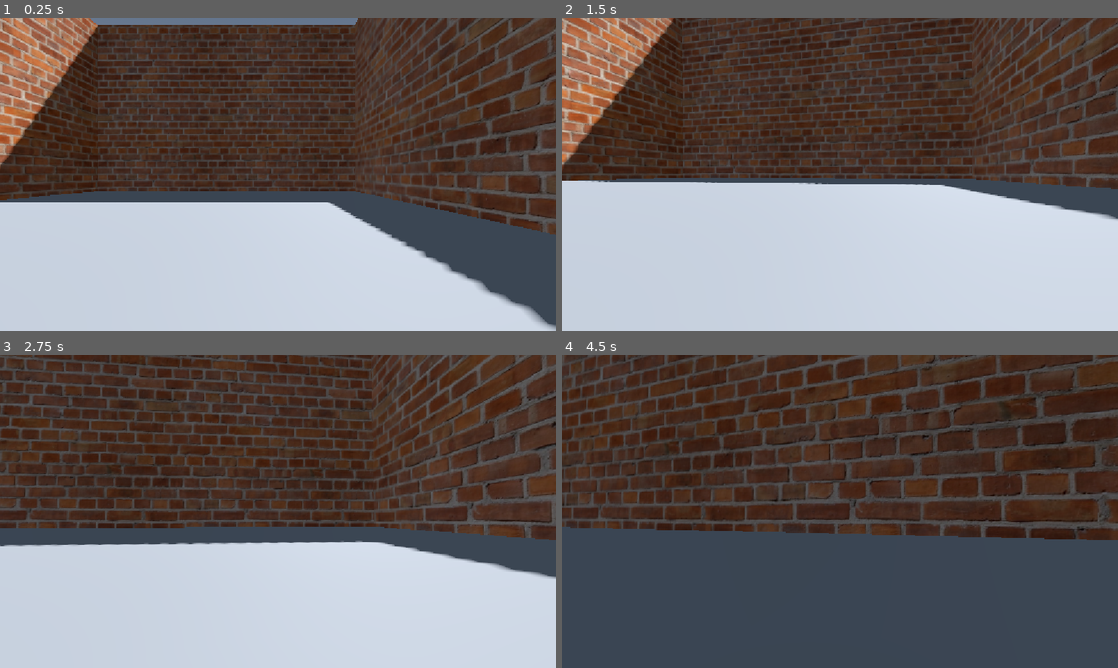
Above: before the commit, frames 1-4 (two rows, left to right).
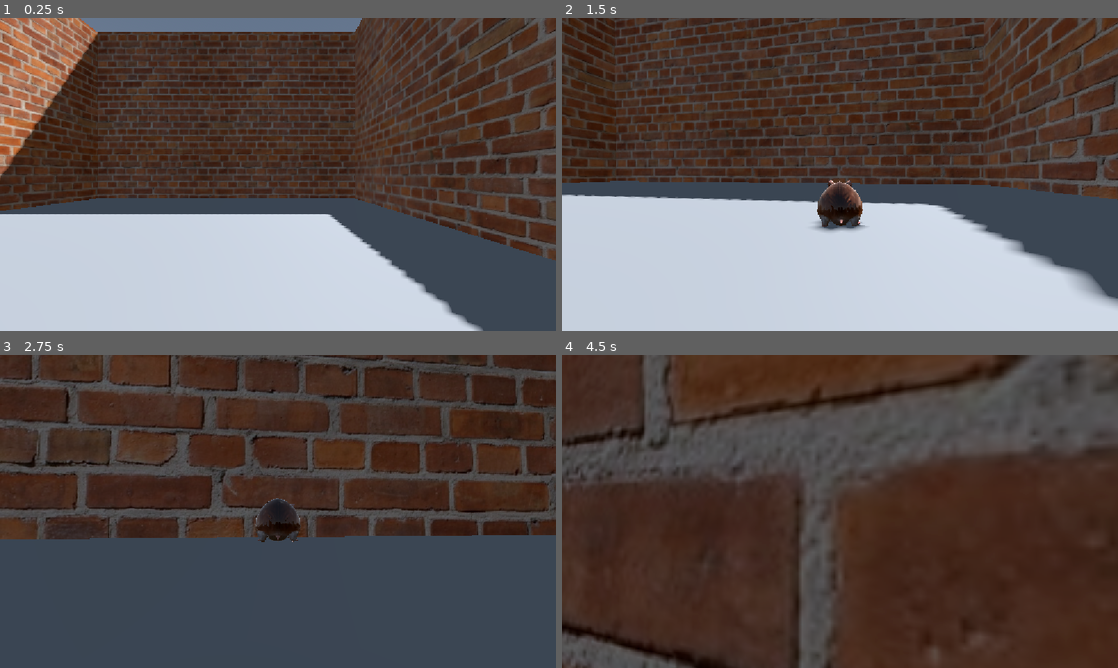
Above: after the commit, the same moments.

Repository: magnolia345/MicroStride
Game: Godot game, scene res://world.tscn
Two runs of this game, one before a commit and one after it. Both use one fixed random seed, a clock stepped at 60 frames per second and the inputs below.
Inputs (mouse positions are in pixels of both pictures, inside the frame that each line leads up to):
- Up to frame 1 (0.25 s): no input
- Up to frame 2 (1.5 s): tap Enter (ui_accept) at 0.5, 0.77 s; move the mouse to (867, 174) at 0.52 s; hold C 0.53-1.28 s; hold Up (move_up) from 0.53 s (still down); tap V at 0.6 s; move the mouse to (812, 174) at 1.27 s; tap C at 1.35 s
- Up to frame 3 (2.75 s): keep holding Up (move_up); tap Enter (ui_accept) at 1.52 s; tap V at 1.55, 2.1 s; move the mouse to (289, 505) at 2.02 s; hold C from 2.03 s (still down)
- Up to frame 4 (4.5 s): keep holding Up (move_up); move the mouse to (834, 517) at 2.77 s; release C at 2.78 s; tap C at 2.85, 3.8 s; tap Enter (ui_accept) at 3.02, 3.77 s; tap V at 3.05 s; move the mouse to (878, 514) at 3.52 s; hold Tab 3.53-4.28 s; move the mouse to (795, 508) at 4.27 s; tap Alt at 4.35 s

The runs differ from the first frame. In frame 1, 24% of the frame differs, in the area x 0-100%, y 0-100%; in frame 2, 32%; in frame 3, 65%; in frame 4, 68%.

Commit message:
Player

Diff:
--- a/Player.gd
+++ b/Player.gd
@@ -1,78 +1,119 @@
 extends CharacterBody3D
-const JUMP_VELOCITY = 4
+
+const JUMP_VELOCITY = 3.5
 const sensitivity = 0.003
-const BOB_FREQ: float = 3
-const BOB_AMP: float = 0.3
-var SPEED = 1.5
-var head_bop = 0
+const BOB_FREQ: float = 3.0
+const BOB_AMP: float = 0.08
+
+var SPEED = 5.0
 var crouch = 0
-var jump = 0
 var t_bob: float = 0.0
-var resistance = 1
-var cam_height = 0.0
+var resistance = 1.0
+var cam_height = 1.5
 var current_bob = Vector3.ZERO
+var is_third_person = false
+var third_person_distance = 1.2
+var turn_timer: float = 0.0
+
 @onready var head: Node3D = $Head
-@onready var camera: Camera3D = $Head/Camera3D
+@onready var spring_arm: SpringArm3D = $Head/SpringArm3D
+@onready var camera: Camera3D = $Head/SpringArm3D/Camera3D
+@onready var mesh = $Node3D/Sketchfab_Scene
+@onready var model_pivot: Node3D = $Node3D
+@onready var animation: AnimationPlayer = $Node3D/Sketchfab_Scene/AnimationPlayer
 
-func _ready():
+func _ready() -> void:
+	spring_arm.add_excluded_object(get_rid())
+	spring_arm.margin = 0.3
 	Input.set_mouse_mode(Input.MOUSE_MODE_CAPTURED)
-func help(event):
-	if event is InputEventKey:
-		if false:
-			print("key pressed: ", event.keycode)
-func _unhandled_input(event):
+	update_camera_mode()
+
+func _unhandled_input(event: InputEvent) -> void:
 	if event is InputEventMouseMotion:
 		head.rotate_y(-event.relative.x * sensitivity)
-		camera.rotate_x(-event.relative.y * sensitivity)
-		camera.rotation.x = clamp(camera.rotation.x,
-			deg_to_rad(-70), deg_to_rad(60))
+		model_pivot.rotation.y = head.rotation.y
+
+		spring_arm.rotate_x(-event.relative.y * sensitivity)
+		spring_arm.rotation.x = clamp(spring_arm.rotation.x, deg_to_rad(-40), deg_to_rad(20))
+
+		if abs(event.relative.x) > 3.0 and abs(event.relative.x) > abs(event.relative.y):
+			turn_timer = 0.15
+
+	if event is InputEventKey and event.pressed and event.keycode == KEY_V:
+		is_third_person = not is_third_person
+		update_camera_mode()
+
+func update_camera_mode() -> void:
+	if is_third_person:
+		spring_arm.spring_length = third_person_distance
+		mesh.show()
+	else:
+		spring_arm.spring_length = 0.0
+		mesh.hide()
+
 func _physics_process(delta: float) -> void:
 	if Input.is_key_pressed(KEY_ESCAPE):
 		Input.set_mouse_mode(Input.MOUSE_MODE_VISIBLE)
 	if Input.is_key_pressed(KEY_TAB):
 		Input.set_mouse_mode(Input.MOUSE_MODE_CAPTURED)
+
 	if not is_on_floor():
 		velocity += get_gravity() * delta
-		jump = 1
-	else:
-		jump = 0
 
-	# Handle jump.
 	if Input.is_action_just_pressed("ui_accept") and is_on_floor() and crouch == 0:
 		velocity.y = JUMP_VELOCITY
 
-	# Get the input direction and handle the movement/deceleration.
-	# As good practice, you should replace UI actions with custom gameplay actions.
+	crouching(delta)
+
 	var input_dir = Input.get_vector("move_left", "move_right", "move_up", "move_down")
 	var direction = (head.transform.basis * Vector3(input_dir.x, 0, input_dir.y)).normalized()
 	if direction:
 		velocity.x = direction.x * SPEED * resistance
 		velocity.z = direction.z * SPEED * resistance
-
 	else:
 		velocity.x = move_toward(velocity.x, 0, SPEED)
 		velocity.z = move_toward(velocity.z, 0, SPEED)
 
 	move_and_slide()
+
+	if turn_timer > 0.0:
+		turn_timer -= delta
+
+	var horizontal_speed = Vector2(velocity.x, velocity.z).length()
+	if horizontal_speed > 0.1 or turn_timer > 0.0:
+		if animation.current_animation != "HamsterALL_Run" or not animation.is_playing():
+			animation.play("HamsterALL_Run", 0.15)
+	else:
+		if animation.has_animation("HamsterALL_Idle"):
+			if animation.current_animation != "HamsterALL_Idle":
+				animation.play("HamsterALL_Idle", 0.2)
+		elif animation.has_animation("RESET"):
+			if animation.current_animation != "RESET":
+				animation.play("RESET", 0.2)
+		else:
+			animation.pause()
+
 	var bob = Vector3.ZERO
-	if is_on_floor() and velocity.length() > 0.0 and crouch == 0:
-		t_bob += delta * velocity.length() * BOB_AMP
+	if is_on_floor() and horizontal_speed > 0.1 and crouch == 0 and not is_third_person:
+		t_bob += delta * horizontal_speed
 		bob.y = sin(t_bob * BOB_FREQ) * BOB_AMP
-		bob.x = cos(t_bob * BOB_FREQ / 2) * BOB_AMP
+		bob.x = cos(t_bob * BOB_FREQ / 2.0) * BOB_AMP
 	else:
-		t_bob = 0
+		t_bob = 0.0
+
 	current_bob = current_bob.lerp(bob, delta * 10.0)
-	camera.position = Vector3(0, cam_height, 0) + current_bob
+	head.position = Vector3(0, cam_height, 0) + current_bob
 
-func reset():
-	position = Vector3(50, 2, 4)
-func crouching(delta):
-	var target_height = 1.6
+func crouching(delta: float) -> void:
+	var target_height = 1.5
 	if Input.is_key_pressed(KEY_C) and is_on_floor():
 		crouch = 1
 		resistance = 0.5
-		target_height = -1.5
+		target_height = 0.8
 	else:
 		crouch = 0
-		resistance = 1
-	cam_height = lerp(cam_height, float(target_height), delta * 10.0)
+		resistance = 1.0
+	cam_height = lerp(cam_height, target_height, delta * 10.0)
+
+func reset() -> void:
+	position = Vector3(50, 2, 4)
--- a/world.tscn
+++ b/world.tscn
@@ -1,6 +1,7 @@
 [gd_scene format=3 uid="uid://d0ta1ruytdwwk"]
 
 [ext_resource type="Script" uid="uid://cltn8vp0kv3ci" path="res://Player.gd" id="1_f3sb7"]
+[ext_resource type="PackedScene" uid="uid://b8nw2p6lyqhtm" path="res://Assets/Hamster/fantasy_hamster_animation.glb" id="2_aqk2v"]
 [ext_resource type="Texture2D" uid="uid://bbfj3yrl4srjj" path="res://Brick.jpg" id="2_fj7yv"]
 [ext_resource type="Texture2D" uid="uid://6k3jrsshqkqn" path="res://Brick2.jpg" id="3_tlwt5"]
 
@@ -16,9 +17,8 @@
 sky = SubResource("Sky_fj7yv")
 glow_enabled = true
 
-[sub_resource type="CapsuleMesh" id="CapsuleMesh_nnw4l"]
-
-[sub_resource type="CapsuleShape3D" id="CapsuleShape3D_gv5m4"]
+[sub_resource type="BoxShape3D" id="BoxShape3D_tor2n"]
+size = Vector3(2.0264282, 1.1989746, 1.8184814)
 
 [sub_resource type="StandardMaterial3D" id="StandardMaterial3D_nnw4l"]
 albedo_texture = ExtResource("2_fj7yv")
@@ -43,19 +43,106 @@
 transform = Transform3D(0.2, 0, 0, 0, 0.2, 0, 0, 0, 0.2, 0, 0.7472582, 0)
 script = ExtResource("1_f3sb7")
 
-[node name="MeshInstance3D" type="MeshInstance3D" parent="Player" unique_id=403275522]
-mesh = SubResource("CapsuleMesh_nnw4l")
+[node name="Node3D" type="Node3D" parent="Player" unique_id=1424184451]
 
-[node name="CollisionShape3D" type="CollisionShape3D" parent="Player" unique_id=1484002327]
-shape = SubResource("CapsuleShape3D_gv5m4")
+[node name="Sketchfab_Scene" parent="Player/Node3D" unique_id=1037104594 instance=ExtResource("2_aqk2v")]
+transform = Transform3D(-2.1855695e-07, 0, -5, 0, 5, 0, 5, 0, -2.1855695e-07, 0, 0, 0)
+
+[node name="Skeleton3D" parent="Player/Node3D/Sketchfab_Scene/Sketchfab_model/root/GLTF_SceneRootNode/Sketchfab_model_0/69cc755bc59c41cd88b4003fdabfeeda_fbx_1/Object_2_2/RootNode_3/Object_4_4/GLTF_created_0" parent_id_path=PackedInt32Array(1037104594, 370310198) index="0" unique_id=1433984197]
+bones/4/position = Vector3(-18.12495, 0, 12.289818)
+bones/4/rotation = Quaternion(-4.181641e-08, 0.6649064, 4.181641e-08, 0.7469268)
+bones/5/position = Vector3(1.6689299e-06, -1.1368683e-12, 1.9073485e-06)
+bones/6/rotation = Quaternion(0.45261127, 0.4801172, 0.5277002, -0.5349421)
+bones/7/position = Vector3(-6.903003, 6.3477283, -9.536743e-07)
+bones/8/rotation = Quaternion(0.12687825, 0.99172616, 0.004046992, -0.019099759)
+bones/9/position = Vector3(4.9496675, -2.062342, 0.71644646)
+bones/10/rotation = Quaternion(0.0033860744, 0.011447452, -0.048801754, 0.9987372)
+bones/11/position = Vector3(-4.9503284, 1.5270432, -7.7386885)
+bones/12/rotation = Quaternion(0.8650536, 0.49006912, -0.016181044, 0.10607896)
+bones/13/position = Vector3(7.9246836, 1.9073485e-06, 0.00070095056)
+bones/14/rotation = Quaternion(5.7702838e-08, 2.3810136e-07, -0.8695297, 0.4938808)
+bones/15/position = Vector3(7.12917, 4.7683716e-07, -1.9073485e-06)
+bones/16/rotation = Quaternion(4.8903924e-08, -5.770052e-08, 0.5022656, 0.8647135)
+bones/17/position = Vector3(5.541217, 0, 0.00070667284)
+bones/18/rotation = Quaternion(0.08903114, 0.09316884, -0.23083623, 0.9644209)
+bones/19/position = Vector3(0.65113944, 1.1028092, 0.011672023)
+bones/20/rotation = Quaternion(0.022837808, 0.030723035, 0.8384037, 0.5437039)
+bones/21/position = Vector3(2.336041, 3.8146966e-06, -1.9073483e-06)
+bones/23/position = Vector3(-5.271211, 1.6049935, 6.048244)
+bones/24/rotation = Quaternion(0.9147742, 0.38516024, 0.1215943, 0.007396579)
+bones/25/position = Vector3(7.924685, 4.768372e-07, -9.536743e-07)
+bones/26/rotation = Quaternion(-6.267763e-08, 6.258301e-08, -0.7079527, 0.7062599)
+bones/27/position = Vector3(7.129173, -1.9073486e-06, 0)
+bones/28/rotation = Quaternion(1.718397e-08, 1.6351682e-07, 0.7017063, 0.71246636)
+bones/29/position = Vector3(5.5412183, 0, 3.814697e-06)
+bones/30/rotation = Quaternion(-0.15382606, 0.030741232, -0.36087528, 0.9193267)
+bones/31/position = Vector3(0.65104705, 1.1028591, -0.012069704)
+bones/32/rotation = Quaternion(-0.008947906, -0.004524138, 0.7494855, 0.66194487)
+bones/33/position = Vector3(2.3360345, 1.2516974e-06, 5.7220454e-06)
+bones/34/rotation = Quaternion(8.284799e-06, 2.596809e-05, 0.99999994, 0.00034394706)
+bones/35/position = Vector3(6.112673, -0.0047315364, 1.192093e-06)
+bones/36/rotation = Quaternion(0.021070939, -0.09072052, 0.013848221, 0.9955571)
+bones/37/position = Vector3(5.9569497, -0.005545288, -0.0006459355)
+bones/38/rotation = Quaternion(0.029142013, 0.006391893, 0.10122687, 0.99441594)
+bones/39/position = Vector3(6.7303452, 3.026587, 8.940697e-08)
+bones/40/rotation = Quaternion(-0.014768183, 0.011713144, 0.001052843, 0.9998218)
+bones/41/position = Vector3(-4.899035, -2.2943962, -3.6270578)
+bones/42/rotation = Quaternion(0.8138821, 0.19221173, -0.4141103, -0.35939282)
+bones/43/position = Vector3(7.211364, 0, -2.3841858e-07)
+bones/44/rotation = Quaternion(0.49289253, -0.6445059, 0.051814545, 0.5822236)
+bones/45/position = Vector3(7.5155253, -1.4305114e-06, 2.8610225e-06)
+bones/46/rotation = Quaternion(-3.4182847e-07, 5.4565206e-08, -0.5677929, 0.82317144)
+bones/47/position = Vector3(7.009281, -4.172325e-06, 1.4305114e-06)
+bones/48/rotation = Quaternion(0.5481761, -0.29643318, -0.39520237, 0.67486703)
+bones/49/position = Vector3(2.2181017, -0.0064516063, 0.028371809)
+bones/50/rotation = Quaternion(0.00039677703, -3.9678056e-15, 1.4203048e-17, 0.99999994)
+bones/51/position = Vector3(1.6150177, 0, 2.9802325e-07)
+bones/52/rotation = Quaternion(-2.700893e-07, 7.8042596e-08, 0.99999994, 0.00034541197)
+bones/53/position = Vector3(-5.0610247, -2.497713, 3.2509575)
+bones/54/rotation = Quaternion(0.80154604, 0.18228458, 0.4555736, 0.34168556)
+bones/55/position = Vector3(7.21137, 4.768373e-07, 0)
+bones/56/rotation = Quaternion(-0.25726926, 0.78325844, -0.0031458368, 0.5659585)
+bones/57/position = Vector3(7.5155306, 9.5367426e-07, 1.9073484e-06)
+bones/58/rotation = Quaternion(1.734538e-07, 7.43593e-08, -0.72291434, 0.69093776)
+bones/59/position = Vector3(7.009272, -1.6689299e-06, -1.4305112e-06)
+bones/60/rotation = Quaternion(-0.78996545, -0.16444468, -0.02124463, 0.5903061)
+bones/61/position = Vector3(2.2180986, -0.0064542303, -0.028373722)
+bones/62/rotation = Quaternion(-0.001119227, -0.022730757, -0.00024101768, 0.99974096)
+bones/63/position = Vector3(1.6150161, 4.7683713e-07, 1.4305114e-06)
+bones/65/position = Vector3(3.4779685, -0.76370704, -5.9604645e-07)
+bones/66/rotation = Quaternion(-0.032536447, 0.0009923861, 0.025102062, 0.99915487)
+bones/67/position = Vector3(2.2319481, -3.9322128, 4.067536)
+bones/68/rotation = Quaternion(0.2049409, -0.57764494, -0.47695398, 0.6299528)
+bones/69/position = Vector3(4.8621907, -1.8710716, 5.847566)
+bones/70/rotation = Quaternion(0.18211362, 0.54537624, 0.8061637, -0.13964045)
+bones/71/position = Vector3(4.862184, -1.8710413, -5.8477993)
+bones/72/rotation = Quaternion(-0.19477123, -0.5431125, 0.80319947, -0.1482014)
+bones/73/position = Vector3(2.2319376, -3.9321895, -4.067419)
+bones/74/rotation = Quaternion(-0.21042207, 0.5761216, -0.48207042, 0.6256313)
+bones/75/position = Vector3(8.791541, -1.0841122, 2.6822217)
+bones/76/rotation = Quaternion(0.6722477, -0.6459092, -0.2823221, 0.22622699)
+bones/77/position = Vector3(8.791541, -1.0841012, -2.6823874)
+bones/78/rotation = Quaternion(0.67379147, -0.644303, 0.2822453, -0.2263104)
+bones/80/rotation = Quaternion(0.37726596, 0.59802824, 0.6037091, -0.3681955)
+bones/82/rotation = Quaternion(-0.42068556, -0.5683162, 0.5746793, -0.41204858)
+bones/84/rotation = Quaternion(0.99378955, 0.11127599, 1.5343176e-07, -0.00035589514)
+bones/85/position = Vector3(14.777991, -3.2186513e-06, 5.960465e-08)
 
 [node name="Head" type="Node3D" parent="Player" unique_id=1904509618]
 
-[node name="Camera3D" type="Camera3D" parent="Player/Head" unique_id=718718674]
+[node name="SpringArm3D" type="SpringArm3D" parent="Player/Head" unique_id=1892608844]
+transform = Transform3D(5, 0, 0, 0, 5, 0, 0, 0, 5, 0, 0, 0)
+
+[node name="Camera3D" type="Camera3D" parent="Player/Head/SpringArm3D" unique_id=718718674]
+
+[node name="CollisionShape3D" type="CollisionShape3D" parent="Player" unique_id=1484002327]
+transform = Transform3D(1, 0, 0, 0, 1, 0, 0, 0, 1, -0.16250609, 0.55754566, -0.036560055)
+shape = SubResource("BoxShape3D_tor2n")
 
 [node name="Wall0" type="CSGCombiner3D" parent="." unique_id=1367561882]
 transform = Transform3D(-4.371139e-08, -1, 0, -4.371139e-08, 1.9106855e-15, -1, 1, -4.371139e-08, -4.371139e-08, -7.693008, 3.1768575, 1.5504341)
 material_override = SubResource("StandardMaterial3D_nnw4l")
+use_collision = true
 
 [node name="Wall1" type="CSGBox3D" parent="Wall0" unique_id=956247347]
 use_collision = true
@@ -69,6 +156,7 @@
 [node name="Wall90" type="CSGCombiner3D" parent="." unique_id=1728322002]
 transform = Transform3D(-4.371139e-08, -1, 0, -4.371139e-08, 1.9106855e-15, -1, 1, -4.371139e-08, -4.371139e-08, -7.693008, 3.1768575, 1.5504341)
 material_override = SubResource("StandardMaterial3D_aqk2v")
+use_collision = true
 
 [node name="Wall1" type="CSGBox3D" parent="Wall90" unique_id=1859521289]
 transform = Transform3D(-4.371139e-08, -1, 0, 1, -4.371139e-08, 0, 0, 0, 1, 10.214051, 2.1185317, -4.7683716e-07)
@@ -84,3 +172,5 @@
 transform = Transform3D(1, 0, 0, 0, 1, 0, 0, 0, 1, -9.752838, -0.38549805, 1.550293)
 use_collision = true
 size = Vector3(26.666077, 0.2290039, 20.86084)
+
+[editable path="Player/Node3D/Sketchfab_Scene"]
Binary file added: Assets/Hamster/fantasy_hamster_animation.glb
Not shown, added: Assets/Hamster/fantasy_hamster_animation.glb.import
Binary file added: Assets/Hamster/fantasy_hamster_animation_0.png
Not shown, added: Assets/Hamster/fantasy_hamster_animation_0.png.import
Binary file added: Assets/Hamster/fantasy_hamster_animation_1.png
Not shown, added: Assets/Hamster/fantasy_hamster_animation_1.png.import
